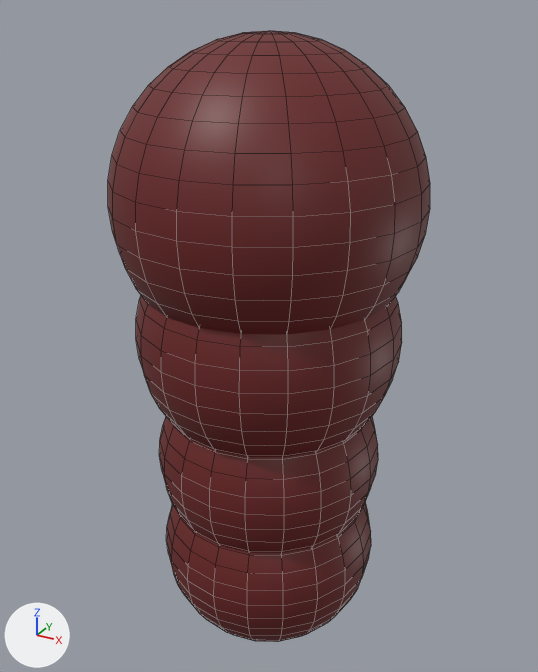
A saved change to the FBX model Assets/Bounds/House5.fbx.
Before and after are seen from a camera (50 mm lens) standing at (2.053, -3.997, 0.53) and looking at (1.723, -3.398, 0.231). The lights are fixed; the arrows at lower left show +X, +Y and +Z. Mesh edges are drawn as thin lines. Where no turn or scale is listed for an object, it has been applied to the vertices.

Before the edit, the objects in view are built like this:
```python
me_mesh = bpy.data.meshes.new('Mesh')
me_mesh.from_pydata(...)  # a UV sphere (20 segments, 20 rings, poles along z) spanning x -0.112..0.112, y -0.112..0.112, z -0.112..0.112
me_mesh.materials.append(mat_lambert1)  # dark red #6b2020
me_mesh_001 = bpy.data.meshes.new('Mesh.001')
me_mesh_001.from_pydata(...)  # a UV sphere (20 segments, 20 rings, poles along z) spanning x -0.114..0.114, y -0.114..0.114, z -0.114..0.114
me_mesh_001.materials.append(mat_lambert1)  # dark red #6b2020
me_mesh_002 = bpy.data.meshes.new('Mesh.002')
me_mesh_002.from_pydata(...)  # a UV sphere (20 segments, 20 rings, poles along y) spanning x -1.0..1.0, y -1.0..1.0, z -1.0..1.0
me_mesh_002.materials.append(mat_lambert1)  # dark red #6b2020
me_mesh_003 = bpy.data.meshes.new('Mesh.003')
me_mesh_003.from_pydata(...)  # a UV sphere (20 segments, 20 rings, poles along y) spanning x -1.0..1.0, y -1.0..1.0, z -1.0..1.0
me_mesh_003.materials.append(mat_lambert1)  # dark red #6b2020
ob_house5ball6 = bpy.data.objects.new('House5Ball6', me_mesh)
ob_house5ball6.location = (1.73, -3.41, 0.0)
ob_house5ball7 = bpy.data.objects.new('House5Ball7', me_mesh_001)
ob_house5ball7.location = (1.73, -3.41, 0.109)
ob_house5ball8 = bpy.data.objects.new('House5Ball8', me_mesh_002)
ob_house5ball8.location = (1.73, -3.41, 0.241)
ob_house5ball8.rotation_euler = (1.571, 0.0, 0.0)  # degrees (90, 0, 0)
ob_house5ball8.scale = (0.128, 0.128, 0.128)
ob_house5ball9 = bpy.data.objects.new('House5Ball9', me_mesh_003)
ob_house5ball9.location = (1.73, -3.41, 0.37)
ob_house5ball9.rotation_euler = (1.571, 0.0, 0.0)  # degrees (90, 0, 0)
ob_house5ball9.scale = (0.144, 0.144, 0.144)
```
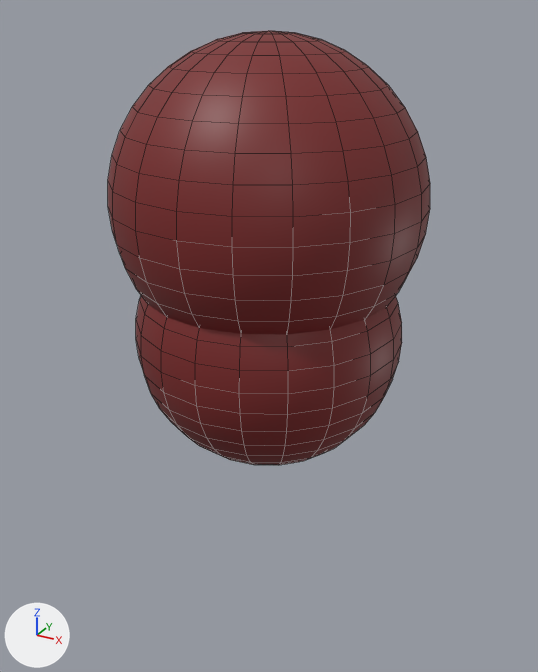
Pixel boxes (x1, y1, x2, y2) of what changed, in the pictures (538 x 672 px; the box of a moved part takes in the faces that stretch with it):
'House5Ball9', mesh turned, reshaped: (108, 30, 430, 335) in both
'House5Ball8', mesh turned, reshaped: before (136, 296, 402, 458); after (136, 296, 402, 465)
'House5Ball7', deleted: before (159, 417, 378, 553)
'House5Ball6', deleted: before (166, 501, 371, 642)
part 1 of me_mesh_001, moved or reshaped: before (159, 417, 378, 553); after (119, 34, 400, 335)
part 2 of me_mesh, moved or reshaped: before (166, 501, 371, 642); after (144, 301, 392, 465)

Diff of the bpy script that builds the scene:
```diff
--- a/Assets/Bounds/House5.fbx.py
+++ b/Assets/Bounds/House5.fbx.py
@@ me_mesh_001 @@
 me_mesh_001.from_pydata(...)  # 382 vertices, 400 faces; spans x -0.114..0.114, y -0.114..0.114, z -0.114..0.114
+# me_mesh_001 part 1: the whole mesh is turned -90 degrees about the x axis through its middle and scaled by 8.78
 me_mesh_001.materials.append(mat_lambert1)
@@ me_mesh @@
 me_mesh.from_pydata(...)  # 382 vertices, 400 faces; spans x -0.112..0.112, y -0.112..0.112, z -0.112..0.112
+# me_mesh part 2: the whole mesh is turned -90 degrees about the x axis through its middle and scaled by 8.89
 me_mesh.materials.append(mat_lambert1)
@@ ob_house5ball7 @@
-ob_house5ball7 = bpy.data.objects.new('House5Ball7', me_mesh_001)
-ob_house5ball7.location = (1.73, -3.41, 0.109)
@@ ob_house5ball9 @@
-ob_house5ball9 = bpy.data.objects.new('House5Ball9', me_mesh_003)
+ob_house5ball9 = bpy.data.objects.new('House5Ball9', me_mesh_001)
 ob_house5ball9.location = (1.73, -3.41, 0.37)
@@ ob_house5ball8 @@
-ob_house5ball8 = bpy.data.objects.new('House5Ball8', me_mesh_002)
+ob_house5ball8 = bpy.data.objects.new('House5Ball8', me_mesh)
 ob_house5ball8.location = (1.73, -3.41, 0.241)
@@ ob_house5ball6 @@
-ob_house5ball6 = bpy.data.objects.new('House5Ball6', me_mesh)
-ob_house5ball6.location = (1.73, -3.41, 0.0)
```
